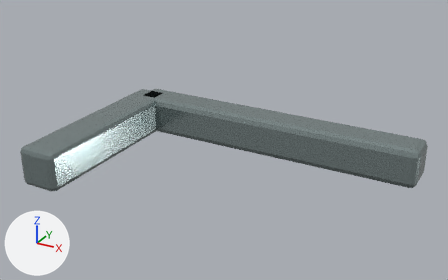
Before and after pictures for a commit that changed the glTF model assets/models/actors/forklift_fork.glb.
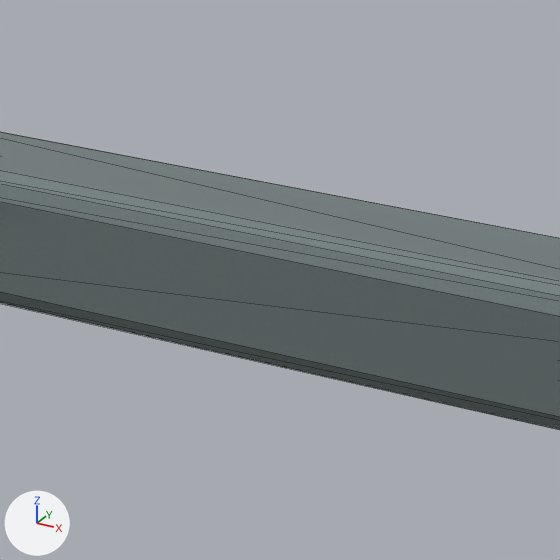
Old and new are each drawn whole from a 50 mm lens placed at (0.47, -1.043, 0.484), pointed at (-0.023, -0.145, 0.035) and again close up on the part from 42% to 74% of the width and 22% to 73% of the height. Lighting does not change. The marker at lower left points along +X, +Y and +Z. The last two pictures show the newer version. The close-ups show mesh edges as thin lines.

Objects in the first close-up: 'forklift_fork_left'.
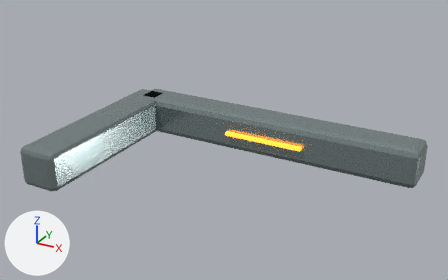
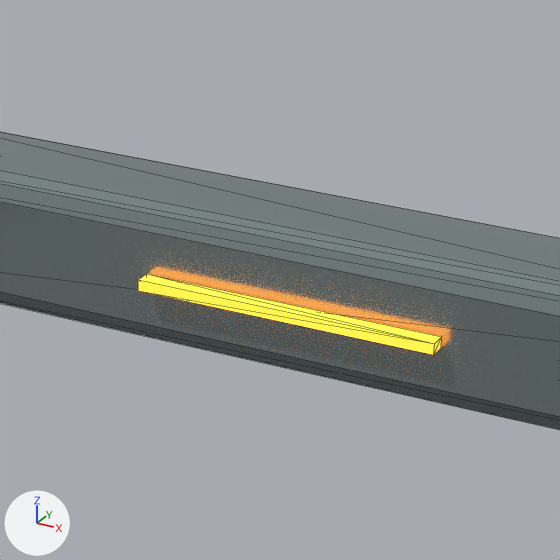
Edits to the bpy script that builds the scene:
```text
Add mat_forklift_beacon:
    mat_forklift_beacon = principled_material('forklift_beacon')
    mat_forklift_beacon.base_color = (1.0, 0.52, 0.06)  # orange #ffbf45
    mat_forklift_beacon.roughness = 0.18
    mat_forklift_beacon.emission_color = (1.0, 0.24, 0.015)  # orange #ff8621
    mat_forklift_beacon.emission_strength = 2.6
Add me_cube_030:
    me_cube_030.from_pydata(...)  # a box spanning x -0.08..0.08, y -0.004..0.004, z -0.003..0.003
    me_cube_030.materials.append(mat_forklift_beacon)  # orange #ffbf45, glowing orange #ff8621
Add ob_forklift_fork_warning_left:
    ob_forklift_fork_warning_left = bpy.data.objects.new('forklift_fork_warning_left', me_cube_030)
    ob_forklift_fork_warning_left.location = (0.005, -0.043, 0.0)
```

Where the change shows, as pixel boxes [x1, y1, x2, y2] in the close-ups (560 x 560 px):
'forklift_fork_warning_left', added
    after: [138, 274, 442, 355]
